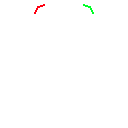
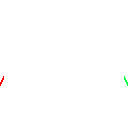
The second 128px x 128px image is a revision of the first. Changes to its layers:
painted on "base" over left=0, top=4, right=128, bottom=86
